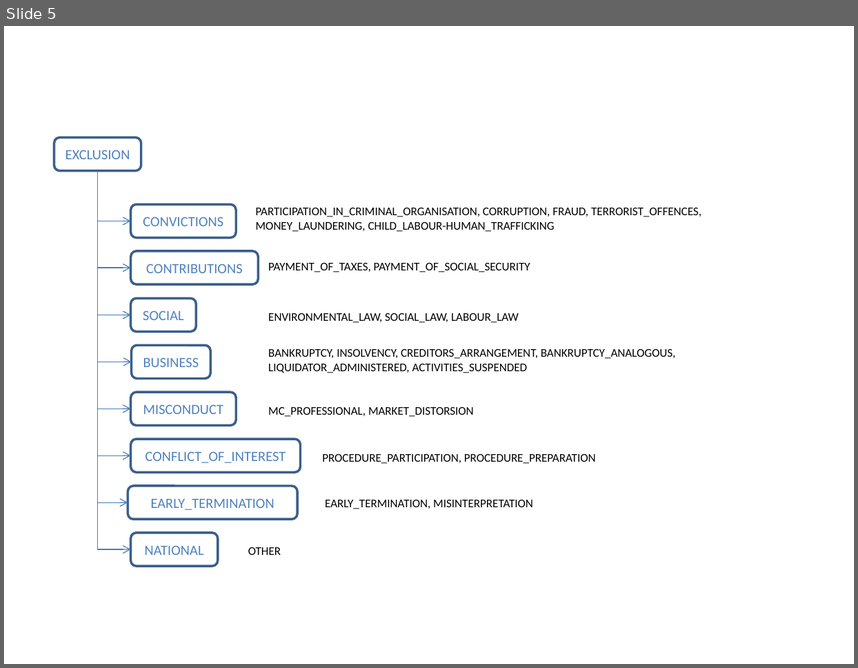
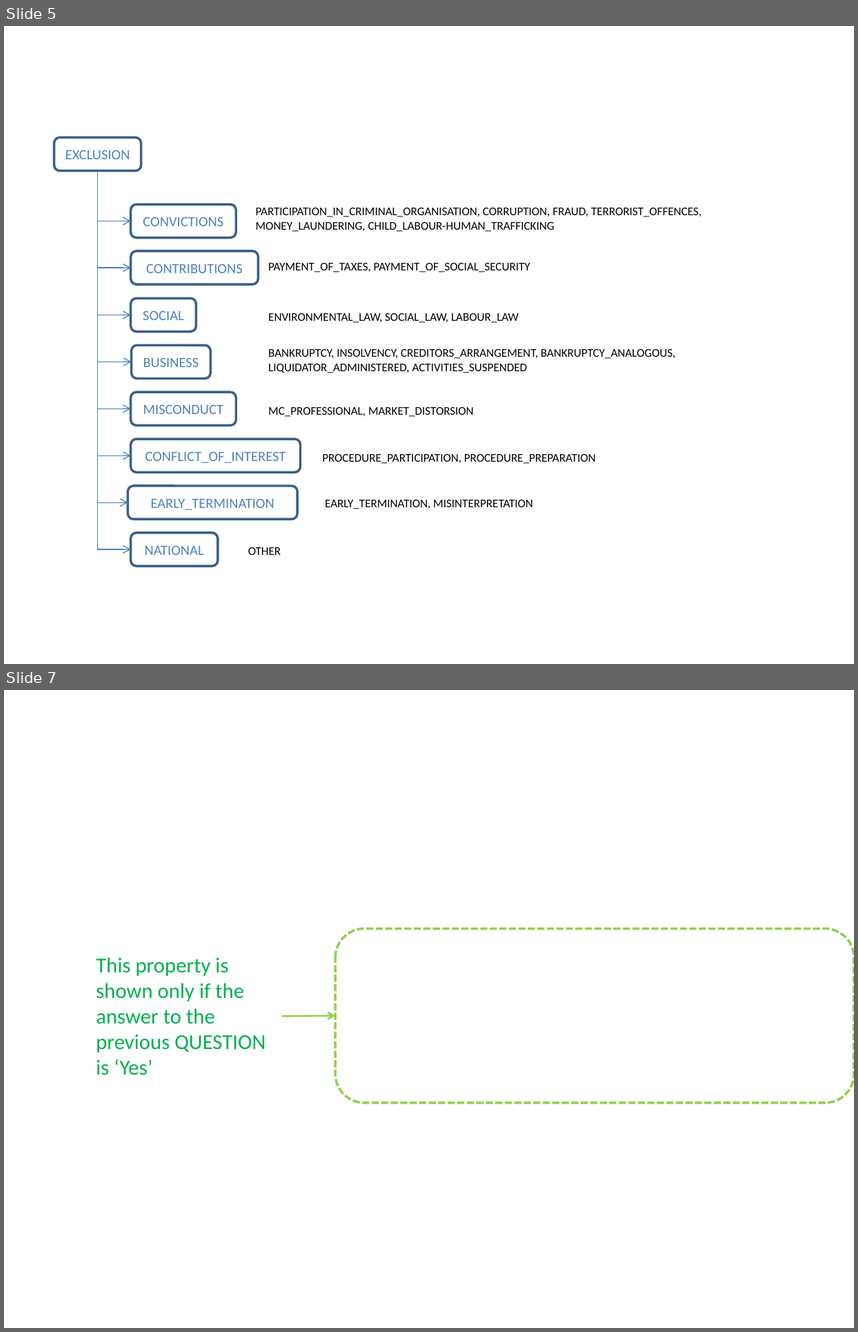
Before and after one commit to OP-TED/ESPD-EDM, a slide deck: docs/src/main/asciidoc/dist/art/rsrcs.pptx. Shown one above the other, each under a label of ours: slide 5 before the commit, slides 5 and 7 after it; the slides between them are not shown. The pictures are 858x668 and 858x1332 pixels, drawn with LibreOffice and Linux fonts; fonts in the diff are those of the drawing; background and template pictures are left out. Boxes give left, top, right and bottom in pixels: in the first picture for what was removed or moved away, otherwise in the second. Text is boxed around its words. In the diff, an @@ line names an element or a change of style, - is before the commit and + after.

```diff
--- a/docs/src/main/asciidoc/dist/art/rsrcs.pptx
+++ b/docs/src/main/asciidoc/dist/art/rsrcs.pptx
@@ slide 7 added at <box>4,690,854,1328</box>, background picture (left out) @@
@@ rounded rectangle added at <box>335,929,854,1103</box>, outline #92D050 2 pt dashed @@
@@ text added at <box>96,957,266,1075</box>, 18 pt, text #00B050 @@
+This property is shown only if the answer to the previous QUESTION is ‘Yes’
@@ arrow added from (282, 1016) to (335, 1016), #92D050 1.5 pt @@
```
Also in this commit, not shown: 2 other slides added, 11 other files.
